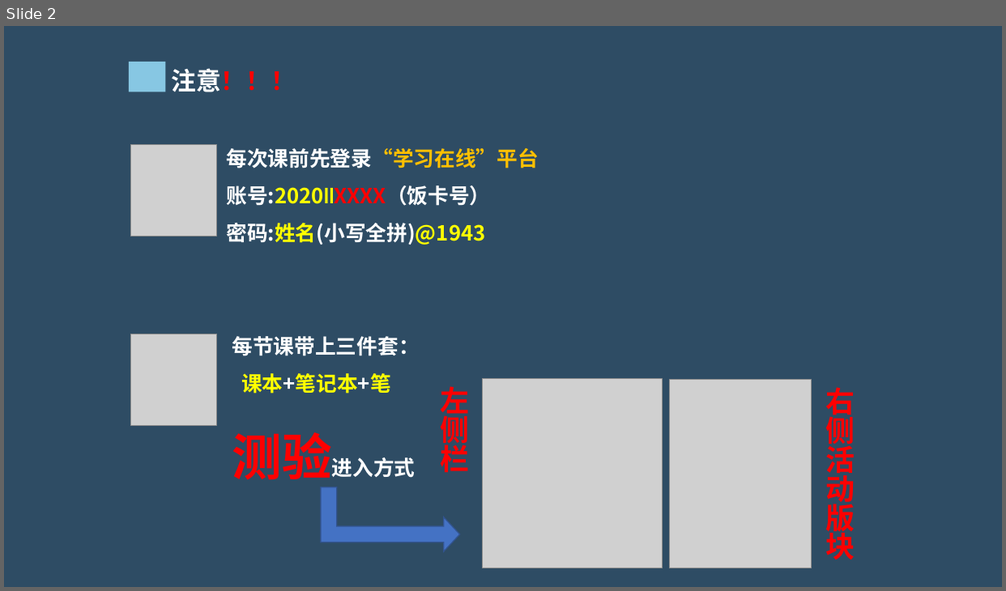
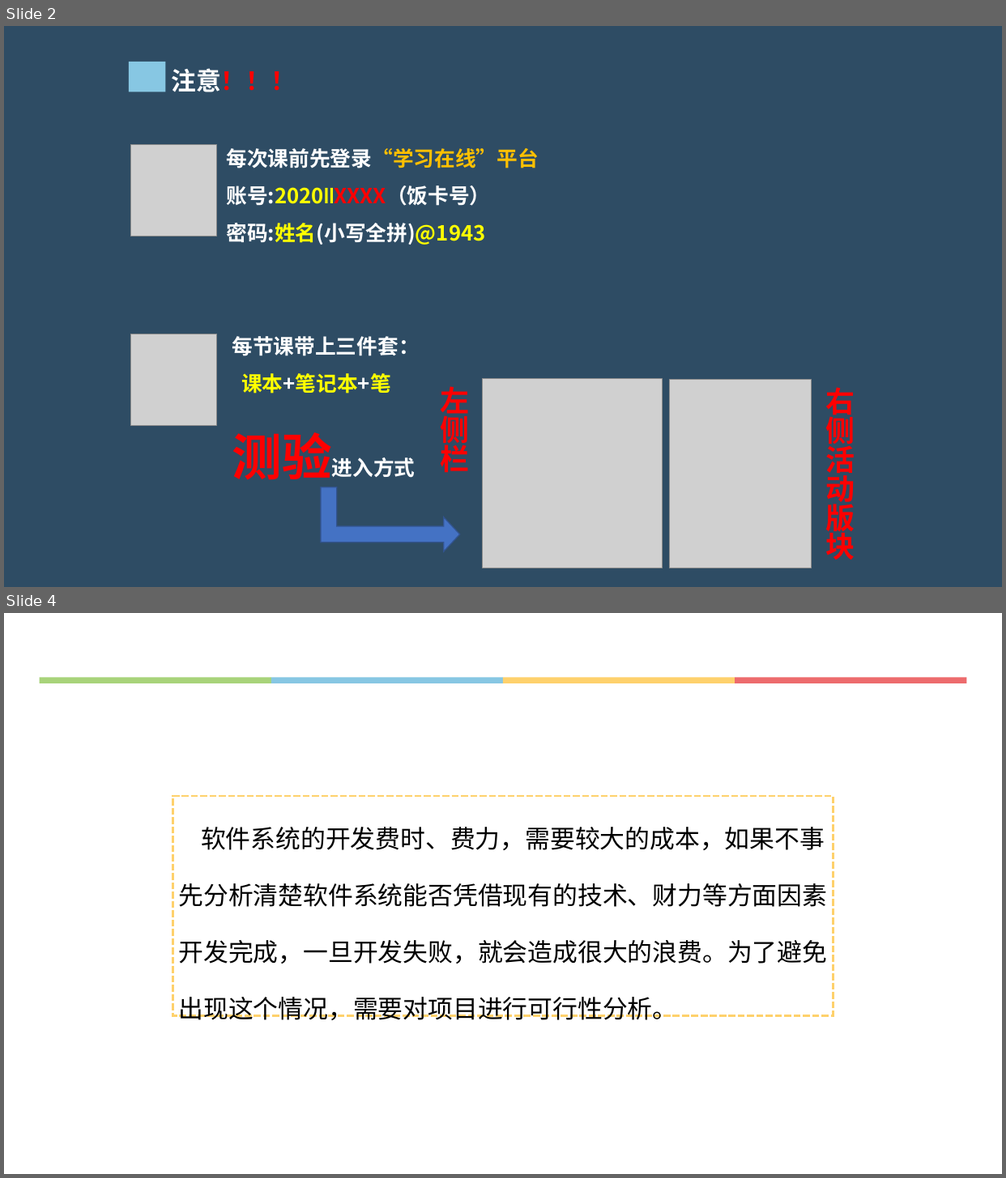
Before and after one commit to hongm32/2020design, a slide deck: 【第36课】信息系统的设计/【第36课】信息系统的设计.pptx. Shown one above the other, each under a label of ours: slide 2 before the commit, slides 2 and 4 after it; the slides between them are not shown. The pictures are 1006x591 and 1006x1178 pixels, drawn with LibreOffice and Linux fonts; fonts in the diff are those of the drawing; grey boxes stand for pictures. Boxes give left, top, right and bottom in pixels: in the first picture for what was removed or moved away, otherwise in the second. Text is boxed around its words. In the diff, an @@ line names an element or a change of style, - is before the commit and + after.

Commit message:
增加《【第40课】信息系统的数据处理》课件、相关资源

```diff
--- a/【第36课】信息系统的设计/【第36课】信息系统的设计.pptx
+++ b/【第36课】信息系统的设计/【第36课】信息系统的设计.pptx
@@ slide 4 added at [4,613,1002,1174], background #FFFFFF @@
@@ group added at [39,677,967,683]: 4 rectangles @@
@@ rectangle added at [173,796,833,1016], outline #FED16C 2.25 pt dashed, 24 pt, text #000000 @@
+软件系统的开发费时、费力，需要较大的成本，如果不事先分析清楚软件系统能否凭借现有的技术、财力等方面因素开发完成，一旦开发失败，就会造成很大的浪费。为了避免出现这个情况，需要对项目进行可行性分析。
```
Also in this commit, not shown: 22 other slides added, 12 other files.
